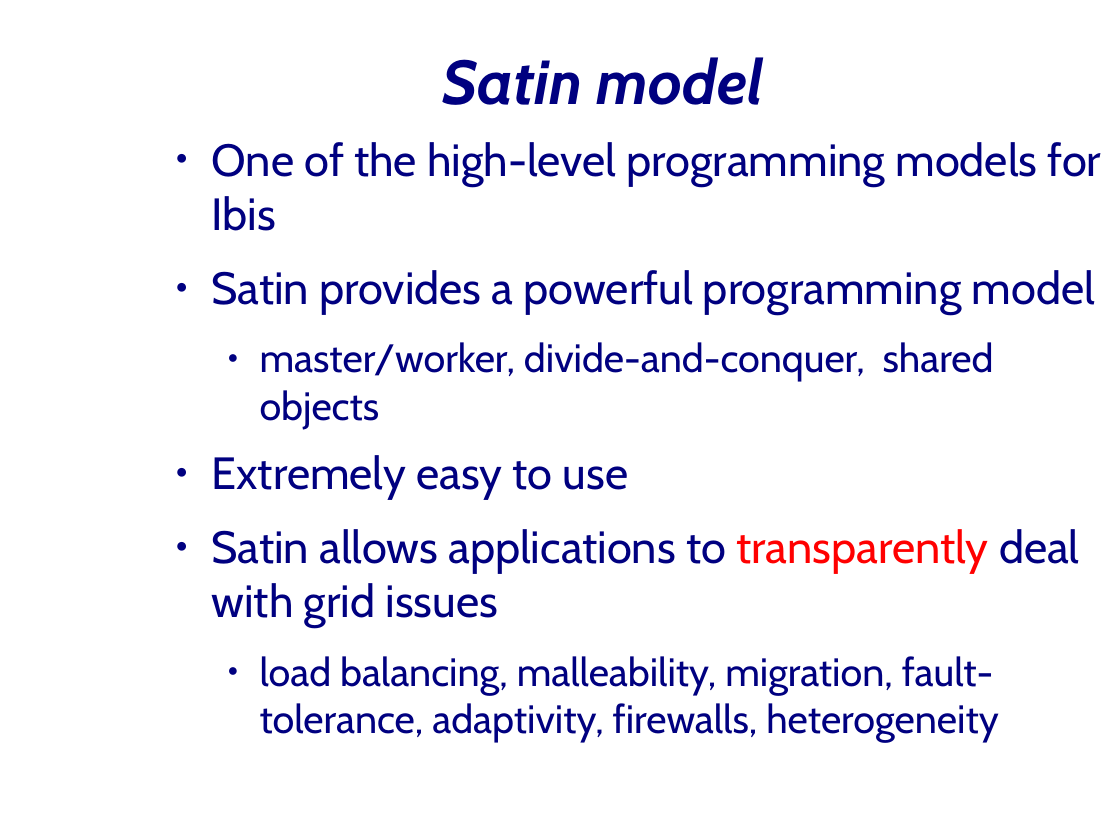
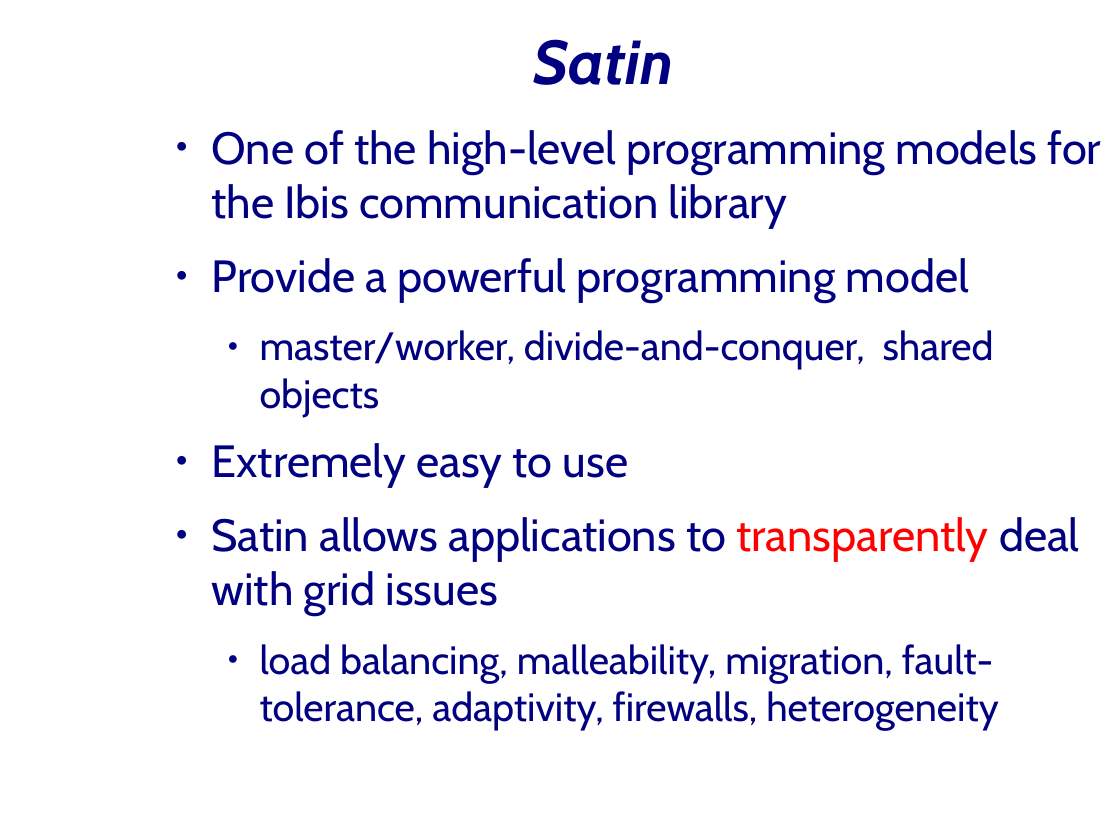
Before and after one commit to JungleComputing/barnes-demo, a slide deck: slide 4 of presentation.odp. Drawn at 1120x840 pixels with LibreOffice and Linux fonts; fonts in the diff are those of the drawing; background and template pictures are left out. Boxes give left, top, right and bottom in pixels: in the first picture for what was removed or moved away, otherwise in the second. Text is boxed around its words. In the diff, an @@ line names an element or a change of style, - is before the commit and + after.

```diff
--- a/presentation.odp
+++ b/presentation.odp
@@ title at box(533, 39, 673, 85): text changed @@
-Satin model
+Satin
@@ text "One of the high-level programming ...": place and size @@
-text "One of the high-level programming ..." at box(212, 142, 1102, 742)
+text "One of the high-level programming ..." at box(212, 130, 1102, 730)
@@ text at box(212, 130, 1102, 303): text changed @@
-● One of the high-level programming models for Ibis
-● Satin provides a powerful programming model
+● One of the high-level programming models for the Ibis communication library
+● Provide a powerful programming model
```
Also in this commit, not shown: 3 other slides changed.
